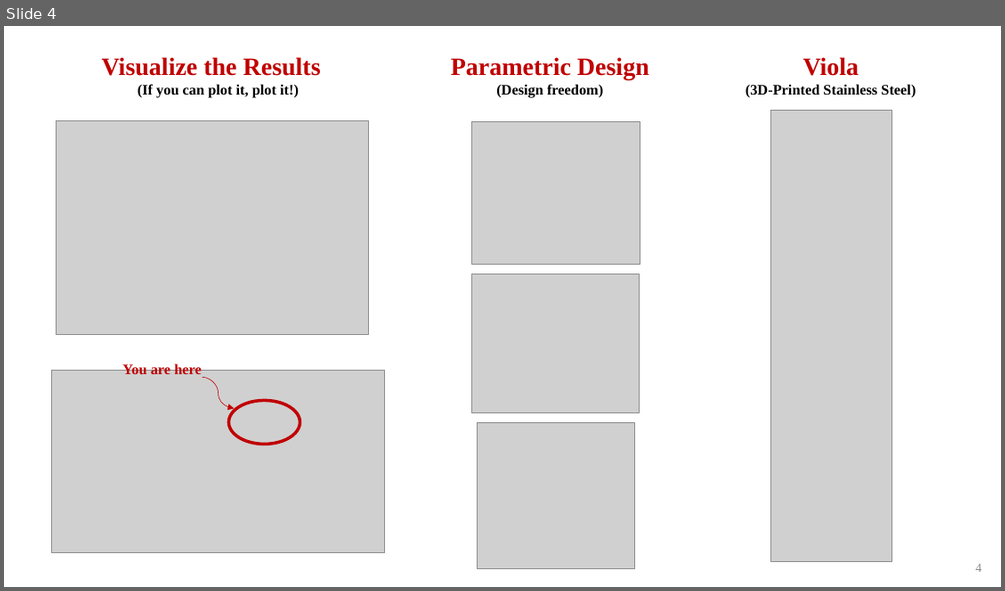
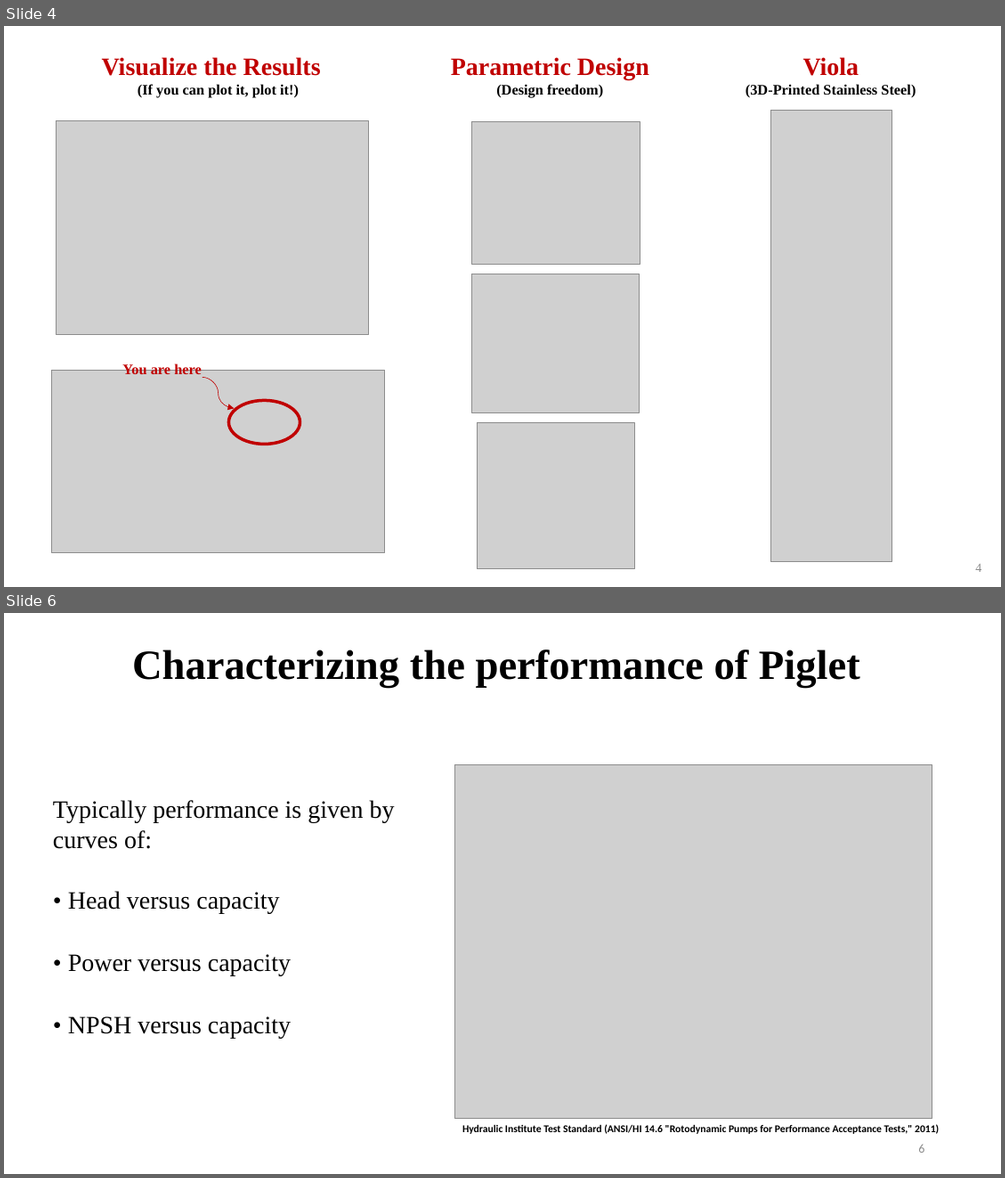
Before and after one commit to psas/electric-feed-system-prototype, a slide deck: Docs/Presentations/Slides/froyo_edits.pptx. Shown one above the other, each under a label of ours: slide 4 before the commit, slides 4 and 6 after it; the slides between them are not shown. The pictures are 1005x591 and 1005x1178 pixels, drawn with LibreOffice and Linux fonts; fonts in the diff are those of the drawing; grey boxes stand for pictures. Boxes give left, top, right and bottom in pixels: in the first picture for what was removed or moved away, otherwise in the second. Text is boxed around its words. In the diff, an @@ line names an element or a change of style, - is before the commit and + after.

```diff
--- a/Docs/Presentations/Slides/froyo_edits.pptx
+++ b/Docs/Presentations/Slides/froyo_edits.pptx
@@ slide 6 added at [4,613,1001,1174], background #FFFFFF @@
@@ text added at [132,649,860,688], 40 pt, text #000000, bold @@
+Characterizing the performance of Piglet
@@ picture added at [455,765,932,1119] @@
@@ text added at [53,800,395,1038], 24 pt, text #000000 @@
+Typically performance is given by curves of:
+• Head versus capacity
+• Power versus capacity
+• NPSH versus capacity
@@ text added at [462,1124,938,1134], 10 pt, text #000000, bold @@
+Hydraulic Institute Test Standard (ANSI/HI 14.6 "Rotodynamic Pumps for Performance Acceptance Tests," 2011)
@@ page number added at [918,1144,924,1152], 12 pt, text #8C8C8C @@
+6
```
Also in this commit, not shown: 2 slides changed, 3 other slides added, 3 other files.
